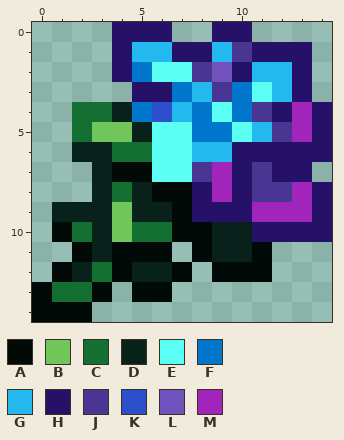
Pixel-art sprite -- Sources/Modules/MythModule/MiscItems/Weapons/ThunderFlower.png. The picture above is the old version.
The file is 30x30 pixels, drawn in blocks of 2x2; one block is one cell here.
Palette (. is transparent): A #020a08  B #70c65b  C #137032  D #09211b  E #5bfff4  F #0077cc  G #23b9ef  H #261168  J #493693  K #2c4fcc  L #7052bc  M #a125ba
Pixels before, first column x 0:
 0 ....HHH..HH....
 1 ....HGGHHGJHHH.
 2 ....HFEEJLHGGH.
 3 .....HHFGJFEGH.
 4 ..CCDFKGFEFJHMH
 5 ..CBBDEEFFEGJMH
 6 ..DDCCEEGGHHHHH
 7 ...DAAEEJMHJHH.
 8 ...DCDAAHMHJJMH
 9 .DDDBDDAHHHMMMH
10 .ACDBCCAADDHHHH
11 ..ADAAA.ADDA...
12 .ADCADDA.AAA...
13 ACCA.AA........
14 AAA............
After:
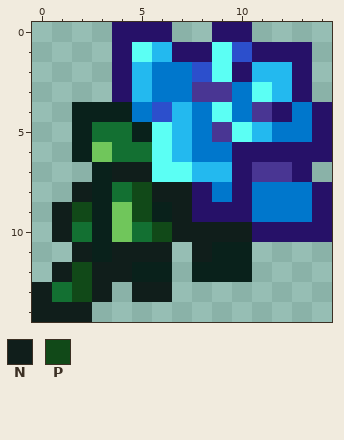
Colours new in this view: N #101e1b  P #114918
Change:
Changed rows in their new state; - is an unchanged pixel.
first column x 0:
 1 -----E---EK---
 2 -----GFFKE----
 3 ----HGF-J-----
 4 --DD---------F
 5 --DCC--G-J--FF
 6 ---B---GFF----
 7 ----NN--GG--J-
 8 --N--PNN-F-FFF
 9 -NP--P-N---FFF
10 -N----PNNNN---
11 --N-NNN-N--.--
12 -NPNN--.DDD.--
13 N-PN-NN-------
14 NNN-----------
